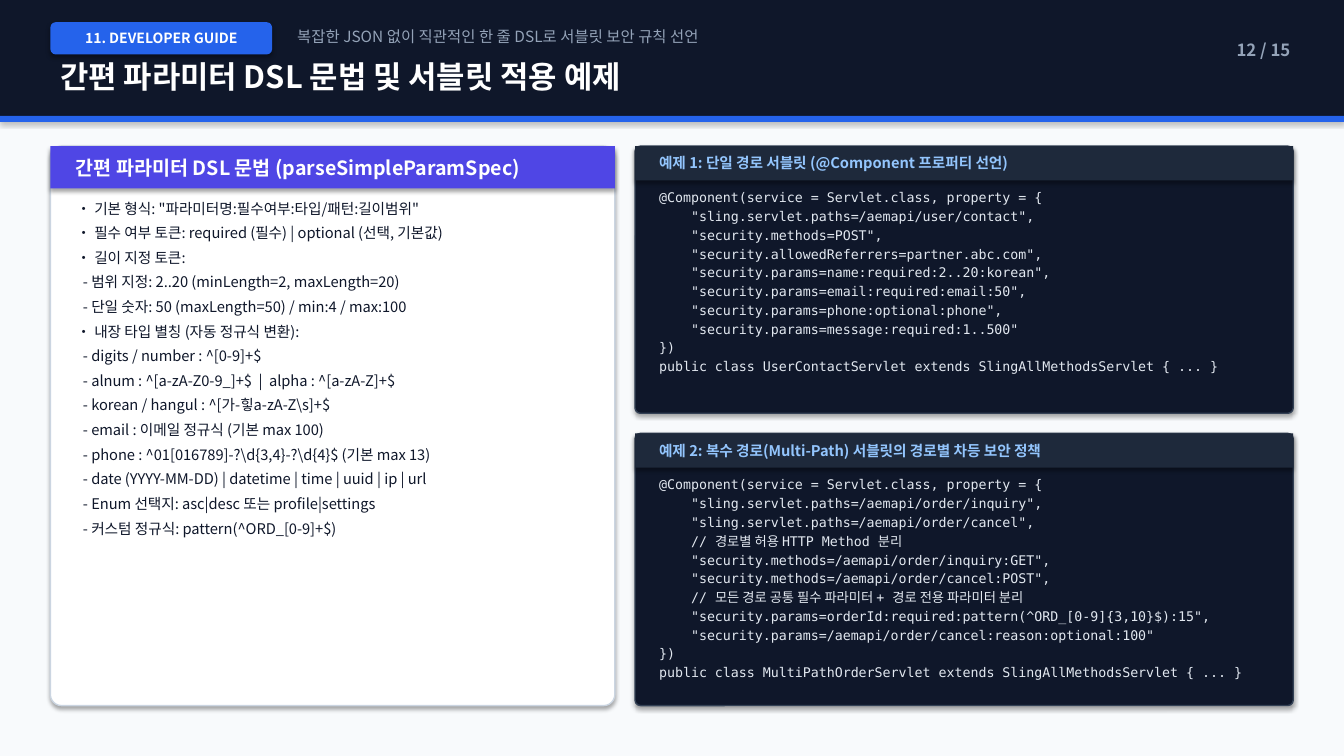
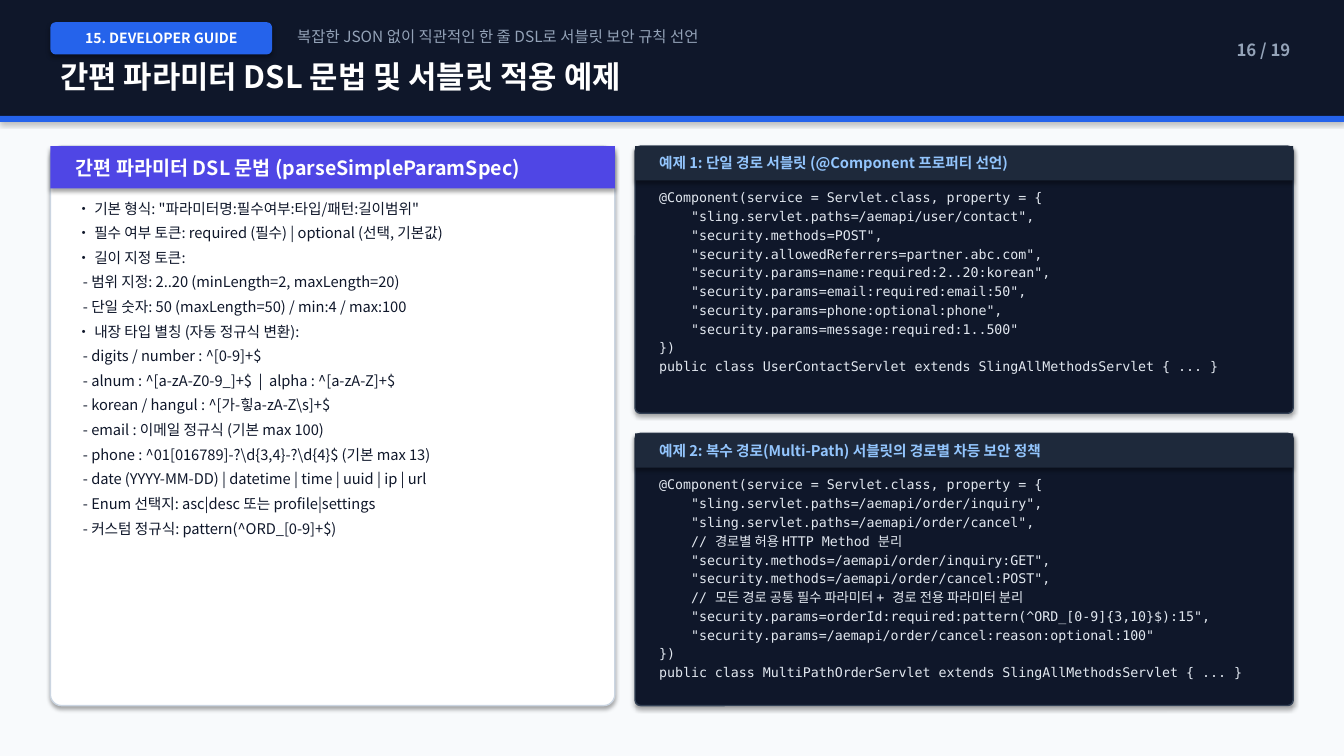
Before and after one commit to suafafa/security-simple, a slide deck: slide 16 of docs/AEM_Security_Simple_Architecture_Guide.pptx (slide 12 before the commit). Drawn at 1344x756 pixels with LibreOffice and Linux fonts; fonts in the diff are those of the drawing. Boxes give left, top, right and bottom in pixels: in the first picture for what was removed or moved away, otherwise in the second. Text is boxed around its words. In the diff, an @@ line names an element or a change of style, - is before the commit and + after.

```diff
--- a/docs/AEM_Security_Simple_Architecture_Guide.pptx
+++ b/docs/AEM_Security_Simple_Architecture_Guide.pptx
@@ text in rounded rectangle at [85,32,238,43]: text changed @@
-11. DEVELOPER GUIDE
+15. DEVELOPER GUIDE
@@ text at [1237,43,1291,56]: text changed @@
-12 / 15
+16 / 19
```
Also in this commit, not shown: 12 other slides changed, 5 slides added, 1 slide removed, 2 other files.
